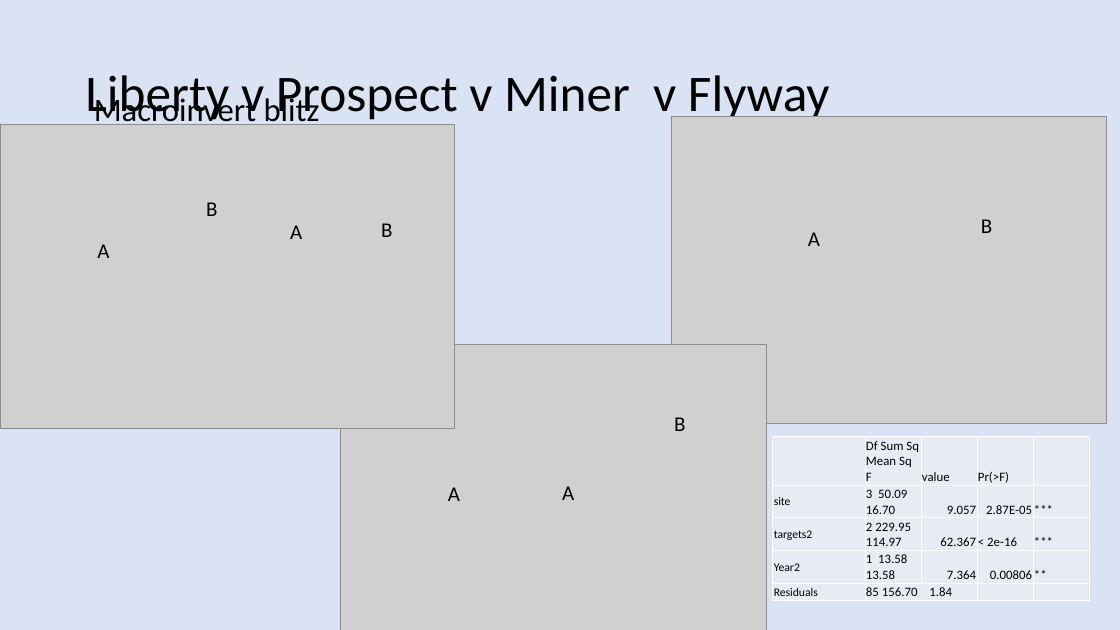
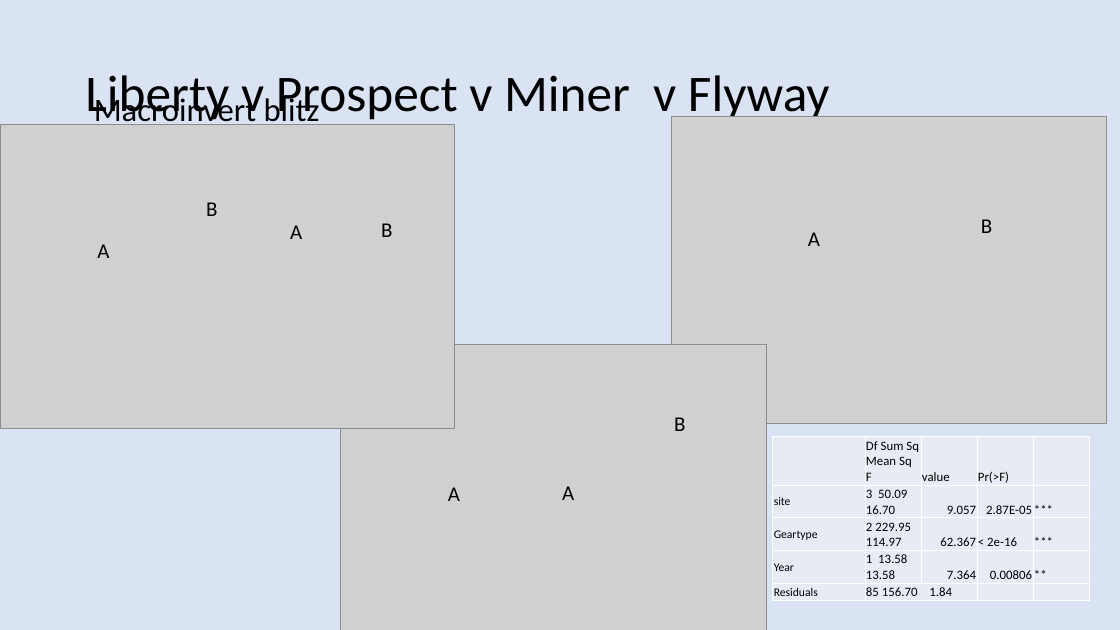
Before and after one commit to rosehartman/FRPreport2018, a slide deck: slide 45 of May phase IV analyses.pptx. Drawn at 1120x630 pixels with LibreOffice and Linux fonts; fonts in the diff are those of the drawing; grey boxes stand for pictures. Boxes give left, top, right and bottom in pixels: in the first picture for what was removed or moved away, otherwise in the second. Text is boxed around its words. In the diff, an @@ line names an element or a change of style, - is before the commit and + after.

```diff
--- a/May phase IV analyses.pptx
+++ b/May phase IV analyses.pptx
@@ table at (773, 437, 1091, 600) @@
-row 3, column 1: targets2
+row 3, column 1: Geartype
-row 4, column 1: Year2
+row 4, column 1: Year
```
Also in this commit, not shown: 7 other slides changed, 24 other files.
